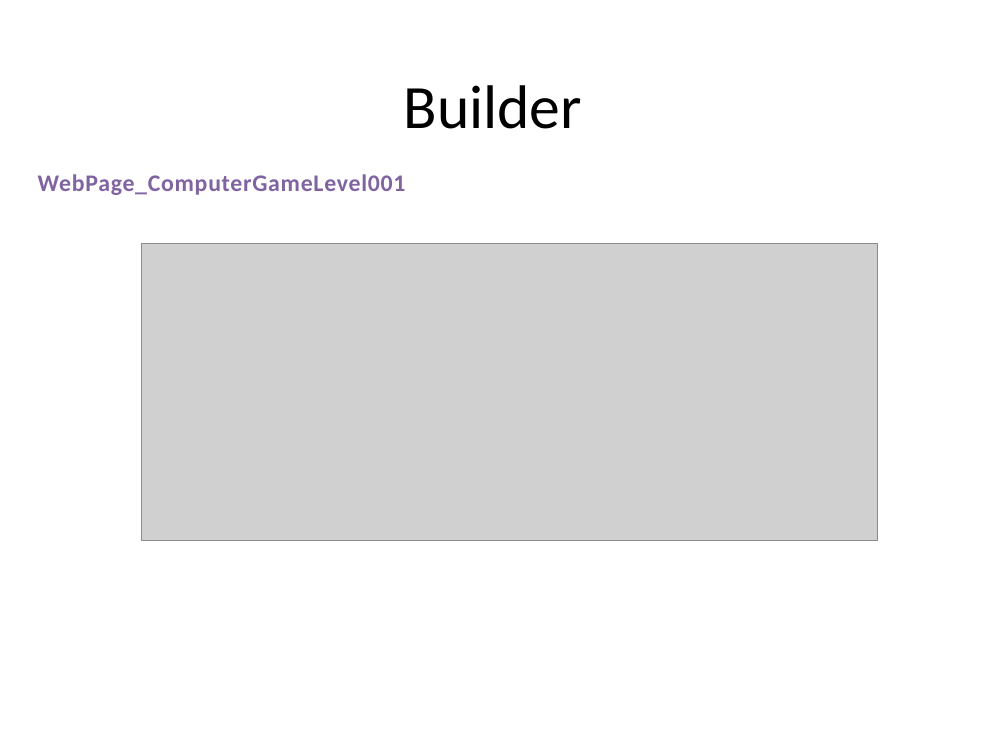
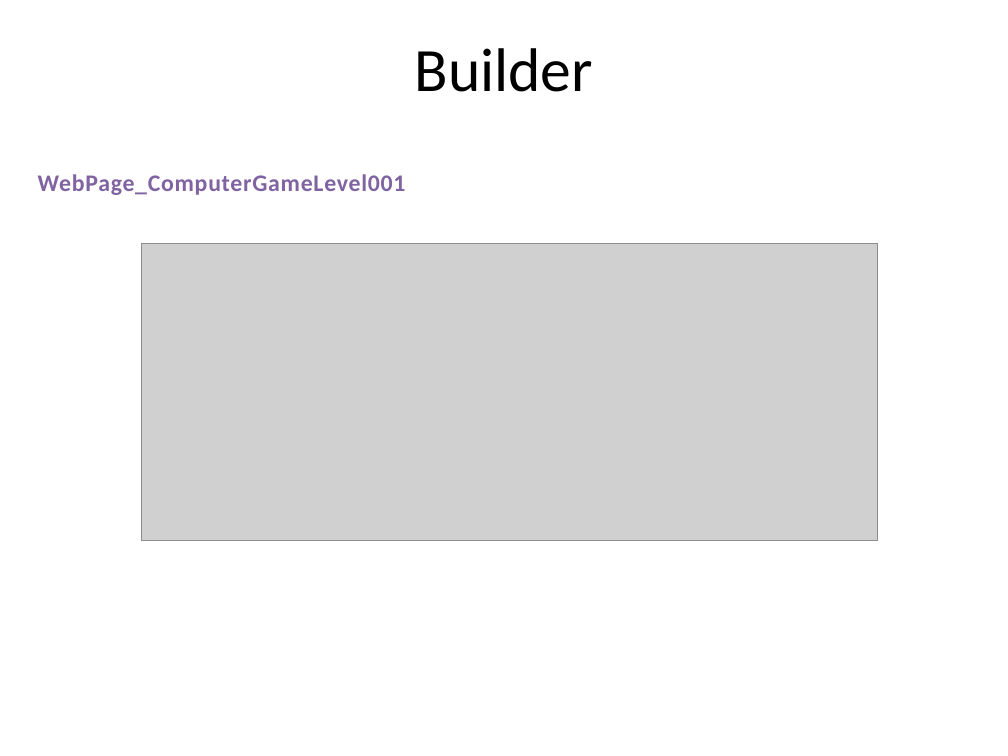
Before and after one commit to PlumpMath/DesignPattern-956, a slide deck: slide 9 of _Doc/DesignPattern.P2.Creational(Bulder).pptx. Drawn at 1008x756 pixels with LibreOffice and Linux fonts; fonts in the diff are those of the drawing; grey boxes stand for pictures. Boxes give left, top, right and bottom in pixels: in the first picture for what was removed or moved away, otherwise in the second. Text is boxed around its words. In the diff, an @@ line names an element or a change of style, - is before the commit and + after.

Commit message:
Updated Builder PPT.

```diff
--- a/_Doc/DesignPattern.P2.Creational(Bulder).pptx
+++ b/_Doc/DesignPattern.P2.Creational(Bulder).pptx
@@ text "Builder": place and size @@
-text "Builder" at <box>404,85,582,129</box>
+text "Builder" at <box>415,48,593,92</box>
```
Also in this commit, not shown: 19 other slides changed.
